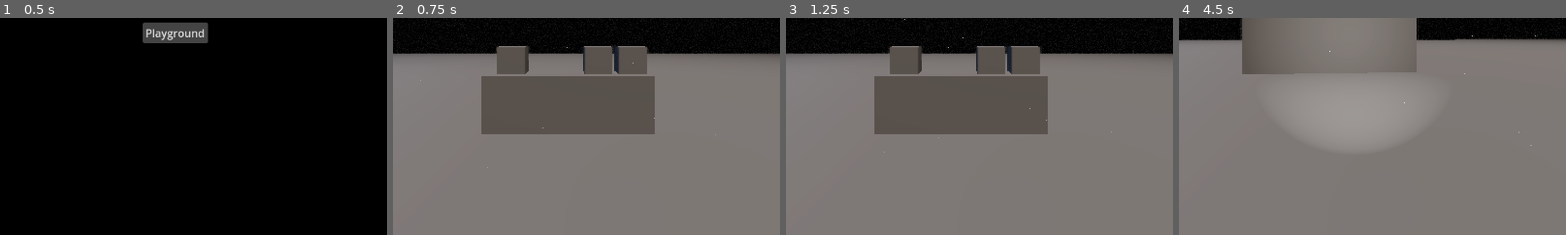
Above: before the commit, frames 1-4 (left to right).
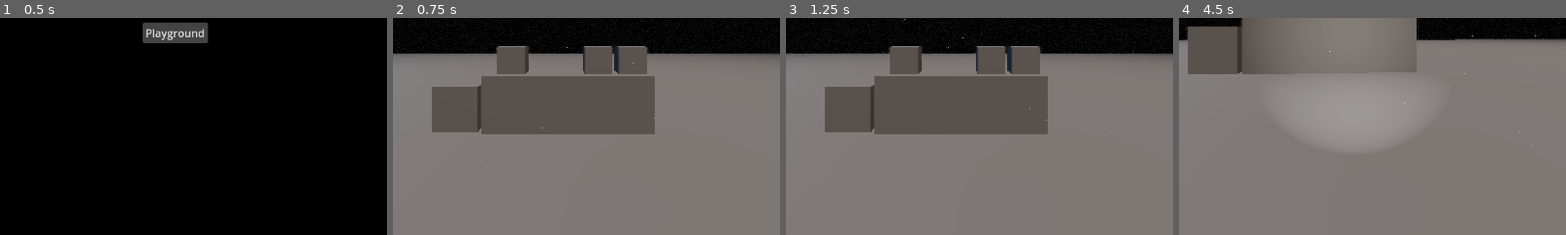
Above: after the commit, the same moments.

Repository: EasyT4RG3T/project-heartache-demo
Game: Godot game, scene res://Scenes/Menus/MainMenu/main_menu.tscn
Two runs of this game, one before a commit and one after it. Both use one fixed random seed, a clock stepped at 60 frames per second and the inputs below.
Inputs (mouse positions are % of the whole screen's width and height, from its top left):
- Up to frame 1 (0.5 s): no input
- Up to frame 2 (0.75 s): click "Playground" at 0.5 s
- Up to frame 3 (1.25 s): no input
- Up to frame 4 (4.5 s): tap Enter at 1.25 s; move the mouse to (55, 50) at 1.27 s; hold E (interact) 1.28-2.03 s; hold Up (command_up) from 1.28 s (still down); tap Q (drop, bound only after the commit) at 1.55, 2.1, 3.05 s; move the mouse to (45, 50) at 2.02 s; tap E (interact) at 2.3, 3.8 s; move the mouse to (52, 48) at 2.77 s; hold C (crouch) 2.78-3.53 s; move the mouse to (49, 52) at 3.52 s; tap F (flashlight) at 3.6 s; move the mouse to (57, 51) at 4.27 s; hold E (interact) from 4.28 s (still down)
The pictures show only the part of the screen within x 27-77%, y 46-96%; the shares and areas given below are measured in that part.

Frame 1 is identical in both runs. In frame 2, 2.7% of the frame differs, in the area x 10-23%, y 30-53%; in frame 3, 2.7%; in frame 4, 3.1%, in the area x 2-17%, y 3-26%.

Commit message:
drp item

Diff:
--- /dev/null
+++ b/Assets/AllItems/item_drop_invalid.tres
@@ -0,0 +1,5 @@
+[gd_resource type="StandardMaterial3D" load_steps=0 format=3 uid="uid://ov8441f6kvfv"]
+
+[resource]
+transparency = 1
+albedo_color = Color(0.6, 0.6, 0.6, 0.5882353)
--- /dev/null
+++ b/Assets/AllItems/item_drop_valid.tres
@@ -0,0 +1,5 @@
+[gd_resource type="StandardMaterial3D" load_steps=0 format=3 uid="uid://dtutwt0pvs6xq"]
+
+[resource]
+transparency = 1
+albedo_color = Color(1, 1, 1, 0.5882353)
--- a/Entities/Player/player_character.gd
+++ b/Entities/Player/player_character.gd
@@ -47,6 +47,7 @@
 
 @onready var player_hud: PlayerHUD = %PlayerHUD
 @onready var flashlight: Flashlight = %Flashlight
+@onready var hands: Node3D = %Hands
 
 @onready var main_camera: Camera3D = %MainCamera
 @onready var inventory_camera: Camera3D = %InventoryCamera
@@ -127,10 +128,25 @@
 			player_hud.can_tap = false
 			player_hud.can_hold = false
 			interact_type = ""
+var drop_ray_query: PhysicsRayQueryParameters3D = PhysicsRayQueryParameters3D.new()
+var drop_ray_result: Dictionary:
+	set(value):
+		if value:
+			drop_ray_result = value
+		else:
+			drop_ray_result = {}
+
+var heavy_item: HeavyItem3D = null:
+	set(value):
+		heavy_item = value
+		if value is HeavyItem3D:
+			change_movement_mode(MovementMode.CARRYING)
+		else:
+			change_movement_mode(MovementMode.WALKING)
 
 
 func _ready() -> void:
-	SaverLoader.save_requsted.connect(_save)
+	SaverLoader.save_requsted.connect(save)
 	direct_space_state = get_world_3d().direct_space_state
 	get_window().size_changed.connect(_update_sub_viewport)
 	_update_sub_viewport()
@@ -209,6 +225,31 @@
 		if !flashlight.disabled:
 			if current_movement_mode != MovementMode.CARRYING:
 				flashlight.switch()
+
+	if event.is_action_pressed("drop"):
+		if heavy_item:
+			while Input.is_action_pressed("drop"):
+				await get_tree().physics_frame
+				drop_ray_query.from = head.global_position
+				drop_ray_query.to = head.global_position - main_camera.global_basis.z *\
+				clampf(abs(head.rotation.x) * 2, 1.2, 2)
+				drop_ray_result = direct_space_state.intersect_ray((drop_ray_query))
+
+				if drop_ray_result:
+					heavy_item.show_preview(self, drop_ray_result)
+				else:
+					heavy_item.hide_preview()
+
+	if event.is_action_released("drop"):
+		if heavy_item:
+			heavy_item.hide_preview()
+			drop_ray_query.from = head.global_position
+			drop_ray_query.to = head.global_position - main_camera.global_basis.z *\
+			clampf(abs(head.rotation.x) * 2, 1.2, 2)
+			drop_ray_result = direct_space_state.intersect_ray((drop_ray_query))
+
+			if drop_ray_result:
+				heavy_item.drop(self, drop_ray_result)
 
 
 func change_movement_mode(mode: MovementMode) -> void:
@@ -454,13 +495,17 @@
 	mouse_sensitivity = SaverLoader.settings.sensitivity
 
 
-func _save(file: Dictionary) -> void:
+func save(file: Dictionary) -> Dictionary:
 	file["player"] = {
+		"filename": get_scene_file_path(),
+		"parent": get_parent().get_path(),
 		"position": global_position,
 		"rotation": head.global_rotation,
 	}
-
-
-func _load(file: Dictionary) -> void:
-	global_position = file["player"]["position"]
-	head.global_rotation = file["player"]["rotation"]
+	return file
+
+
+func load(file: Dictionary) -> void:
+	var file_player = file["player"]
+	global_position = file_player["position"]
+	head.global_rotation = file_player["rotation"]
--- a/Entities/Player/player_character.tscn
+++ b/Entities/Player/player_character.tscn
@@ -23,7 +23,7 @@
 shader_parameter/grain_intensity = 0.2
 shader_parameter/grain_blur_size = 5.0
 
-[node name="PlayerCharacter" type="CharacterBody3D" groups=["PlayerCharacter"]]
+[node name="PlayerCharacter" type="CharacterBody3D" groups=["PlayerCharacter", "Save"]]
 collision_layer = 2
 script = ExtResource("1_12kfy")
 
@@ -44,13 +44,20 @@
 [node name="Flashlight" parent="Head" instance=ExtResource("2_stcdd")]
 unique_name_in_owner = true
 
+[node name="Hands" type="Node3D" parent="Head"]
+unique_name_in_owner = true
+
 [node name="MainCamera" type="Camera3D" parent="Head"]
 unique_name_in_owner = true
-cull_mask = 1047553
+cull_mask = 1047557
 environment = ExtResource("2_f477v")
 fov = 80.0
 far = 100.0
 script = ExtResource("4_3xgjn")
+
+[node name="RemoteInventoryCamera" type="RemoteTransform3D" parent="Head/MainCamera"]
+remote_path = NodePath("../InventorySubViewportContainer/InventorySubViewport/InventoryCamera")
+update_scale = false
 
 [node name="PlayerHUD" parent="Head/MainCamera" instance=ExtResource("3_b2vmj")]
 unique_name_in_owner = true
--- a/Scenes/Maps/Playground/playground.tscn
+++ b/Scenes/Maps/Playground/playground.tscn
@@ -1,7 +1,8 @@
-[gd_scene load_steps=7 format=4 uid="uid://clfnlnf15u3v"]
+[gd_scene load_steps=10 format=4 uid="uid://clfnlnf15u3v"]
 
 [ext_resource type="LightmapGIData" uid="uid://b6o2c15wlymkr" path="res://Scenes/Maps/Playground/playground.lmbake" id="1_2tufx"]
 [ext_resource type="Script" uid="uid://dp1su0e2nxtku" path="res://Scripts/Nodes/interactable.gd" id="2_oo8u7"]
+[ext_resource type="Script" uid="uid://dikfhy8p3u7bc" path="res://Scripts/Nodes/heavy_item_3d.gd" id="3_yeqys"]
 
 [sub_resource type="ConcavePolygonShape3D" id="ConcavePolygonShape3D_oo8u7"]
 data = PackedVector3Array(-25, -0.1, -25, -25, 0, -25, -25, -0.1, 25, -25, -0.1, -25, 25, -0.1, -25, -25, 0, -25, -25,  …(1071 unchanged characters)…
@@ -23,6 +24,12 @@
 [sub_resource type="BoxShape3D" id="BoxShape3D_yeqys"]
 
 [sub_resource type="BoxMesh" id="BoxMesh_ukqwk"]
+
+[sub_resource type="BoxShape3D" id="BoxShape3D_ukqwk"]
+size = Vector3(0.8, 0.8, 0.8)
+
+[sub_resource type="BoxMesh" id="BoxMesh_rd3m0"]
+size = Vector3(0.8, 0.8, 0.8)
 
 [node name="Playground" type="Node3D"]
 
@@ -107,3 +114,17 @@
 
 [node name="MeshInstance3D" type="MeshInstance3D" parent="Node3D3/Interactable"]
 mesh = SubResource("BoxMesh_ukqwk")
+
+[node name="HeavyItem3D" type="StaticBody3D" parent="." node_paths=PackedStringArray("mesh", "collision")]
+transform = Transform3D(1, 0, 0, 0, 1, 0, 0, 0, 1, -1.995, 0.4, -4.956)
+script = ExtResource("3_yeqys")
+mesh = NodePath("MeshInstance3D")
+collision = NodePath("CollisionShape3D")
+hand_offset = Vector3(0, -0.435, -0.845)
+metadata/_custom_type_script = "uid://dikfhy8p3u7bc"
+
+[node name="CollisionShape3D" type="CollisionShape3D" parent="HeavyItem3D"]
+shape = SubResource("BoxShape3D_ukqwk")
+
+[node name="MeshInstance3D" type="MeshInstance3D" parent="HeavyItem3D"]
+mesh = SubResource("BoxMesh_rd3m0")
--- a/Scripts/Autoloads/game_manager.gd
+++ b/Scripts/Autoloads/game_manager.gd
@@ -14,6 +14,10 @@
 	var playground = load("res://Scenes/Maps/Playground/playground.tscn")
 	playground = playground.instantiate()
 	Game.add_child(playground)
+	load_player()
+
+
+func load_player() -> void:
 	var player = load("res://Entities/Player/player_character.tscn")
 	player = player.instantiate()
 	Game.add_child(player)
--- a/Scripts/Autoloads/saverloader.gd
+++ b/Scripts/Autoloads/saverloader.gd
@@ -73,10 +73,6 @@
 
 	load_settings()
 	load_graphics_settings(0)
-
-	var kgjal: GraphicsSettingsResource = load("uid://cn4cbbs6h71o1")
-
-	print(kgjal.brightness)
 
 
 func _exit_tree() -> void:
@@ -163,13 +159,16 @@
 			_resource_from_dict(data, graphics_settings)
 		1:
 			graphics_settings = GraphicsSettingsResource.new()
-			graphics_settings = GRAPHICS_SETTINGS_LOW
+			var sett: GraphicsSettingsResource = load("uid://cutv363x14c4e")
+			graphics_settings = sett
 		2:
 			graphics_settings = GraphicsSettingsResource.new()
-			graphics_settings = GRAPHICS_SETTINGS_MEDIUM
+			var sett: GraphicsSettingsResource = load("uid://cr40bmj55qsks")
+			graphics_settings = sett
 		3:
 			graphics_settings = GraphicsSettingsResource.new()
-			graphics_settings = GRAPHICS_SETTINGS_HIGH
+			var sett: GraphicsSettingsResource = load("uid://cn4cbbs6h71o1")
+			graphics_settings = sett
 		_:
 			Console.call_deferred("console_print", "graphics settings data: invalid preset")
 			return
@@ -238,13 +237,88 @@
 			return "couldn't remove data"
 
 
-func _save_game_data(slot) -> void:
-	save_requsted.emit()
-	print("save game on slot: ", slot)
-
-
-func _load_game_data(slot) -> void:
-	print("load game from slot: ", slot)
+func _resource_to_dict(resource: Resource) -> Dictionary:
+	var data: Dictionary = {}
+
+	for property in resource.get_property_list():
+		var prop_name = property["name"]
+		if property["usage"] & PROPERTY_USAGE_SCRIPT_VARIABLE and\
+		   property["usage"] & PROPERTY_USAGE_STORAGE:
+			data[prop_name] = resource.get(prop_name)
+
+	return data
+
+
+func _resource_from_dict(dictionary: Dictionary, resource: Resource) -> void:
+	for key in dictionary:
+		if resource.has_method("set"):
+			resource.set(key, dictionary[key])
+
+
+func _save_game_data(slot: int) -> void:
+	if not DirAccess.dir_exists_absolute(GAME_DATA_PATH):
+		DirAccess.make_dir_recursive_absolute(GAME_DATA_PATH)
+
+	var game_data: Dictionary = {}
+
+	if FileAccess.file_exists(GAME_DATA_PATH + str(slot)):
+		var file_read = FileAccess.open(GAME_DATA_PATH + str(slot), FileAccess.READ)
+		if !file_read:
+			Console.call_deferred("console_print", "game data: couldn't open file")
+			return
+
+		var read_data_byte = file_read.get_buffer(file_read.get_length())
+		game_data = bytes_to_var(read_data_byte)
+		file_read.close()
+
+	var save_data: Dictionary = {}
+
+	for node in get_tree().get_nodes_in_group("Save"):
+		if node.scene_file_path.is_empty():
+			continue
+		if !node.call_thread_safe("has_meta", "save"):
+			continue
+		save_data = node.call_thread_safe("save", save_data)
+
+	for key in save_data:
+		game_data[key] = save_data[key]
+
+	var file_write = FileAccess.open(GAME_DATA_PATH + str(slot), FileAccess.WRITE)
+	if !file_write:
+		Console.call_deferred("console_print", "game data: couldn't create the file")
+		return
+
+	var write_data_byte = var_to_bytes(game_data)
+	file_write.store_buffer(write_data_byte)
+	file_write.close()
+
+	Console.call_deferred("console_print", "game data: saved in slot " + str(slot))
+	return
+
+
+func _load_game_data(slot: int) -> void:
+	if !FileAccess.file_exists(GAME_DATA_PATH + str(slot)):
+		Console.call_deferred("console_print", "game data: file doesn't exist")
+		return
+
+	var file_read = FileAccess.open(GAME_DATA_PATH + str(slot), FileAccess.READ)
+	if !file_read:
+		Console.call_deferred("console_print", "game data: couldn't open file")
+		return
+
+	#for node in get_tree().get_nodes_in_group("Save"):
+	#	node.queue_free()
+
+	var game_data: Dictionary = {}
+
+	var read_data_byte = file_read.get_buffer(file_read.get_length())
+	game_data = bytes_to_var(read_data_byte)
+	file_read.close()
+
+	print(game_data)
+
+	Console.call_deferred("console_print", "game data: loaded from slot " + str(slot))
+	return
 
 
 func _erase_game_data(slot) -> void:
@@ -375,21 +449,3 @@
 		return "error loading temp game data, couldn't open file"
 
 	return "loaded temporary game data"
-
-
-func _resource_to_dict(resource: Resource) -> Dictionary:
-	var data: Dictionary = {}
-
-	for property in resource.get_property_list():
-		var prop_name = property["name"]
-		if property["usage"] & PROPERTY_USAGE_SCRIPT_VARIABLE and\
-		   property["usage"] & PROPERTY_USAGE_STORAGE:
-			data[prop_name] = resource.get(prop_name)
-
-	return data
-
-
-func _resource_from_dict(dictionary: Dictionary, resource: Resource) -> void:
-	for key in dictionary:
-		if resource.has_method("set"):
-			resource.set(key, dictionary[key])
--- /dev/null
+++ b/Scripts/Nodes/heavy_item_3d.gd
@@ -0,0 +1,114 @@
+class_name HeavyItem3D
+extends Interactable
+
+
+const ITEM_DROP_VALID = preload("uid://dtutwt0pvs6xq")
+const ITEM_DROP_INVALID = preload("uid://ov8441f6kvfv")
+
+
+@export var mesh: MeshInstance3D
+@export var collision: CollisionShape3D
+var preview: MeshInstance3D
+
+var collision_query: PhysicsShapeQueryParameters3D = PhysicsShapeQueryParameters3D.new()
+
+@export var rest_offset: Vector3 = Vector3.ZERO
+@export var rest_rot: Vector3 = Vector3.ZERO
+@export var hand_offset: Vector3 = Vector3.ZERO
+@export var hand_rot: Vector3 = Vector3.ZERO
+
+
+enum ItemState { OnGround, InHand }
+
+
+func _ready() -> void:
+	mesh.layers = 4
+	preview = mesh.duplicate()
+	preview.hide()
+	add_child(preview)
+
+	collision_query.shape = collision.shape
+
+	interacted.connect(_pick_up)
+
+
+func _pick_up(player: PlayerCharacter) -> void:
+	if player.current_movement_mode != player.MovementMode.WALKING:
+		match player.current_movement_mode:
+			player.MovementMode.CROUCHING:
+				player.add_thought("I have to stand up to pick this up")
+				return
+			player.MovementMode.CARRYING:
+				player.add_thought("I can't carry multiple heavy objects")
+				return
+			_:
+				player.add_thought("I can't carry this right now")
+				return
+
+	for child in get_children():
+		if child is HeavyItem3D:
+			player.add_thought("I can't carry it if it has another heavy object on top")
+			return
+
+	#if player.held_item:
+	#	player.held_item.put_to_inventory(player)
+
+	collision.disabled = true
+	mesh.layers = 2
+	mesh.cast_shadow = GeometryInstance3D.SHADOW_CASTING_SETTING_OFF
+	reparent(player.hands)
+	global_position = player.hands.global_position
+	position = hand_offset
+	global_rotation = player.hands.global_rotation
+	rotation = hand_rot
+	player.heavy_item = self
+
+
+func drop(player: PlayerCharacter, ray_result: Dictionary) -> void:
+	var reason: String = _check_drop(player, ray_result)
+
+	if reason == "":
+		collision.disabled = false
+		mesh.layers = 4
+		mesh.cast_shadow = GeometryInstance3D.SHADOW_CASTING_SETTING_ON
+		reparent(ray_result["collider"], false)
+		global_position = ray_result["position"] + rest_offset
+		global_rotation = rest_rot + Vector3(0, player.head.rotation.y, 0)
+		player.heavy_item = null
+	else:
+		player.add_thought(reason)
+
+
+func show_preview(player: PlayerCharacter, ray_result: Dictionary) -> void:
+	preview.show()
+	preview.global_position = ray_result["position"] + rest_offset
+	preview.global_rotation = rest_rot + Vector3(0, player.head.rotation.y, 0)
+
+	if _check_drop(player, ray_result) == "":
+		preview.material_override = ITEM_DROP_VALID
+	else:
+		preview.material_override = ITEM_DROP_INVALID
+
+
+func hide_preview() -> void:
+	preview.hide()
+
+
+func _check_drop(player: PlayerCharacter, ray_result: Dictionary) -> String:
+	collision_query.transform.origin = ray_result["position"] + rest_offset + Vector3(0, 0.01, 0)
+	collision_query.transform.basis = Basis.from_euler(rest_rot) *\
+		Basis().rotated(Vector3.UP, player.head.rotation.y)
+	if get_world_3d().direct_space_state.get_rest_info(collision_query):
+		return "I can't place this here"
+
+	if !_check_stack(ray_result["collider"]):
+		return "This would be unstable"
+
+	return ""
+
+
+func _check_stack(object: Node3D) -> bool:
+	if object is HeavyItem3D:
+		if object.get_parent() is HeavyItem3D:
+			return false
+	return true
--- a/project.godot
+++ b/project.godot
@@ -43,6 +43,7 @@
 [global_group]
 
 PlayerCharacter=""
+Save=""
 
 [input]
 
@@ -96,6 +97,11 @@
 "events": [Object(InputEventKey,"resource_local_to_scene":false,"resource_name":"","device":-1,"window_id":0,"alt_press …(192 unchanged characters)…
 ]
 }
+drop={
+"deadzone": 0.2,
+"events": [Object(InputEventKey,"resource_local_to_scene":false,"resource_name":"","device":-1,"window_id":0,"alt_pressed":false,"shift_pressed":false,"ctrl_pressed":false,"meta_pressed":false,"pressed":false,"keycode":0,"physical_keycode":81,"key_label":0,"unicode":113,"location":0,"echo":false,"script":null)
+]
+}
 command_up={
 "deadzone": 0.2,
 "events": [Object(InputEventKey,"resource_local_to_scene":false,"resource_name":"","device":-1,"window_id":0,"alt_press …(195 unchanged characters)…
Not shown, added: Scripts/Nodes/heavy_item_3d.gd.uid
